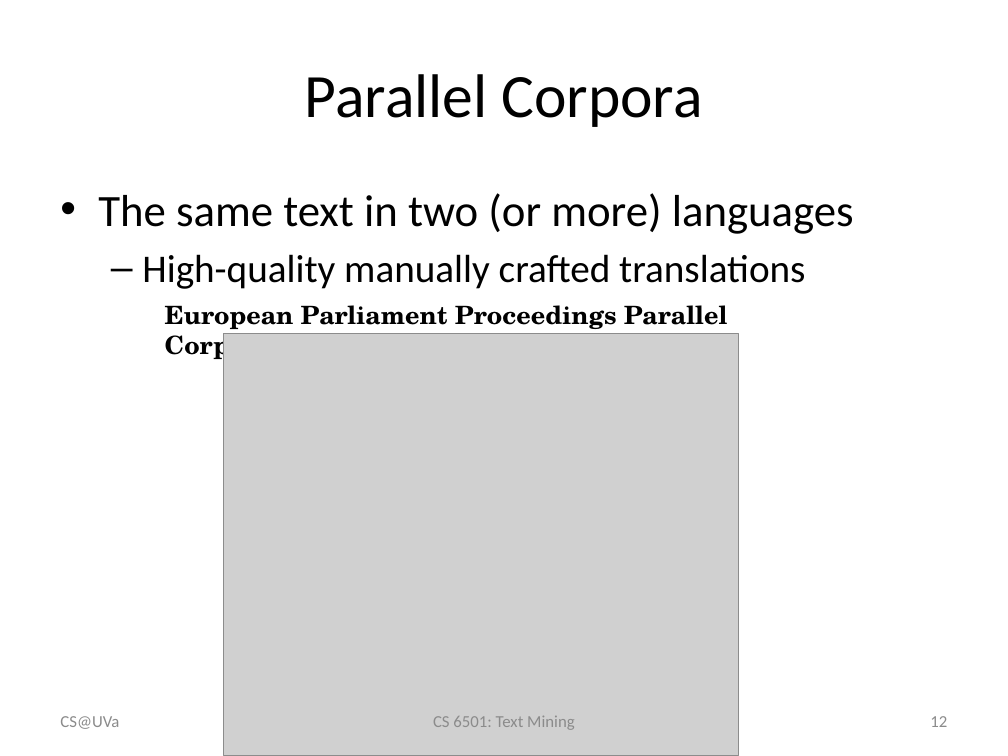
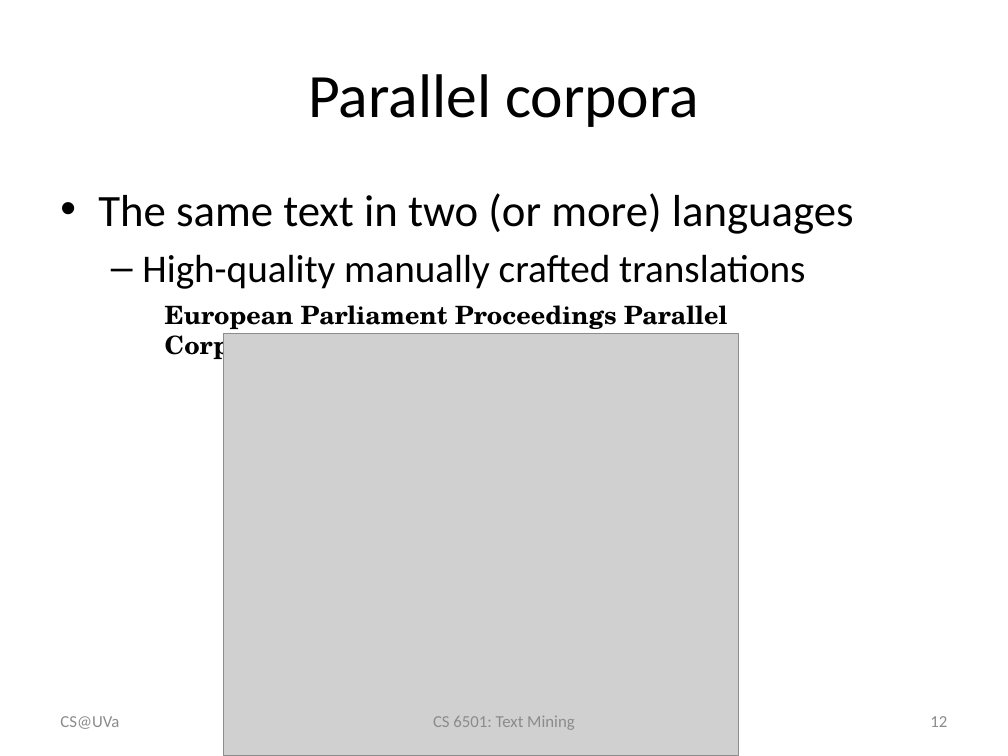
Before and after one commit to wang296/CS6501-Text-Mining, a slide deck: slide 12 of docs/StatisticalMachineTranslation.pptx. Drawn at 1008x756 pixels with LibreOffice and Linux fonts; fonts in the diff are those of the drawing; grey boxes stand for pictures. Boxes give left, top, right and bottom in pixels: in the first picture for what was removed or moved away, otherwise in the second. Text is boxed around its words. In the diff, an @@ line names an element or a change of style, - is before the commit and + after.

```diff
--- a/docs/StatisticalMachineTranslation.pptx
+++ b/docs/StatisticalMachineTranslation.pptx
@@ title at [308,74,699,127]: text changed @@
-Parallel Corpora
+Parallel corpora
```
Also in this commit, not shown: 4 other slides changed, 2 slides added, 5 other files.
